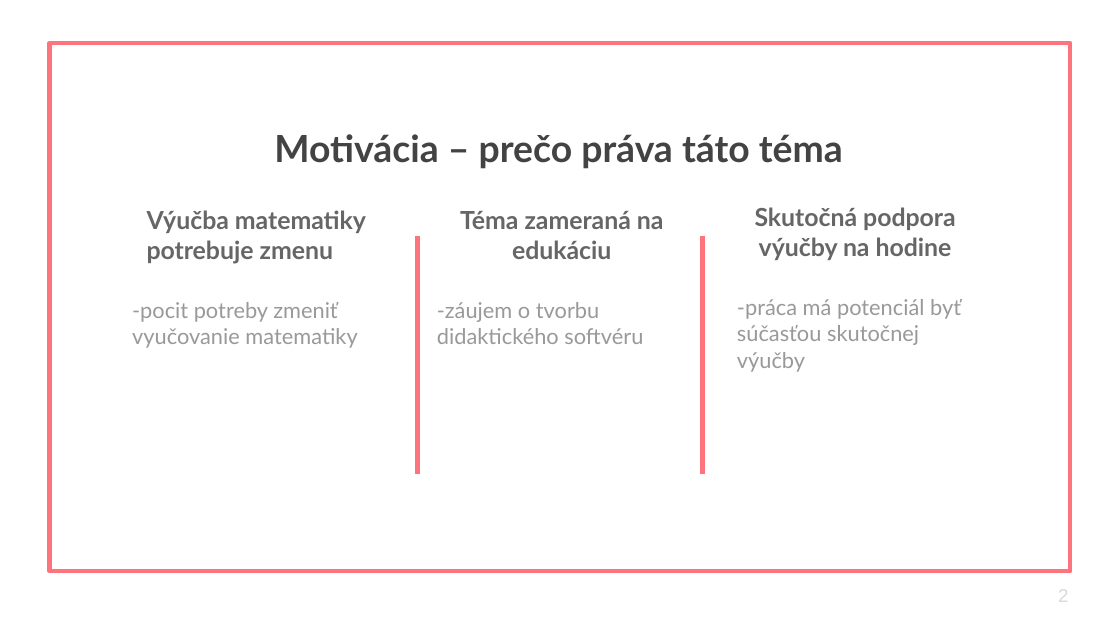
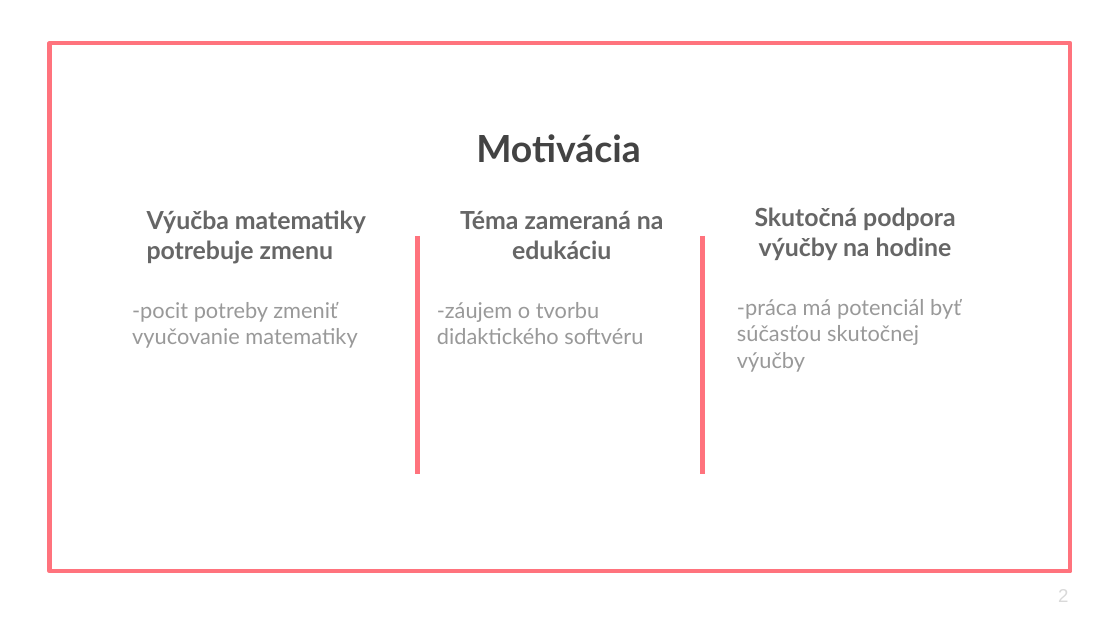
Before and after one commit to janaoravcova/Bachelor-thesis, a slide deck: slide 2 of Obhajoba.pptx. Drawn at 1120x630 pixels with LibreOffice and Linux fonts; fonts in the diff are those of the drawing. Boxes give left, top, right and bottom in pixels: in the first picture for what was removed or moved away, otherwise in the second. Text is boxed around its words. In the diff, an @@ line names an element or a change of style, - is before the commit and + after.

```diff
--- a/Obhajoba.pptx
+++ b/Obhajoba.pptx
@@ title at [476, 134, 640, 163]: text changed @@
-Motivácia – prečo práva táto téma
+Motivácia
```
Also in this commit, not shown: 2 other slides changed, 2 slides added.
